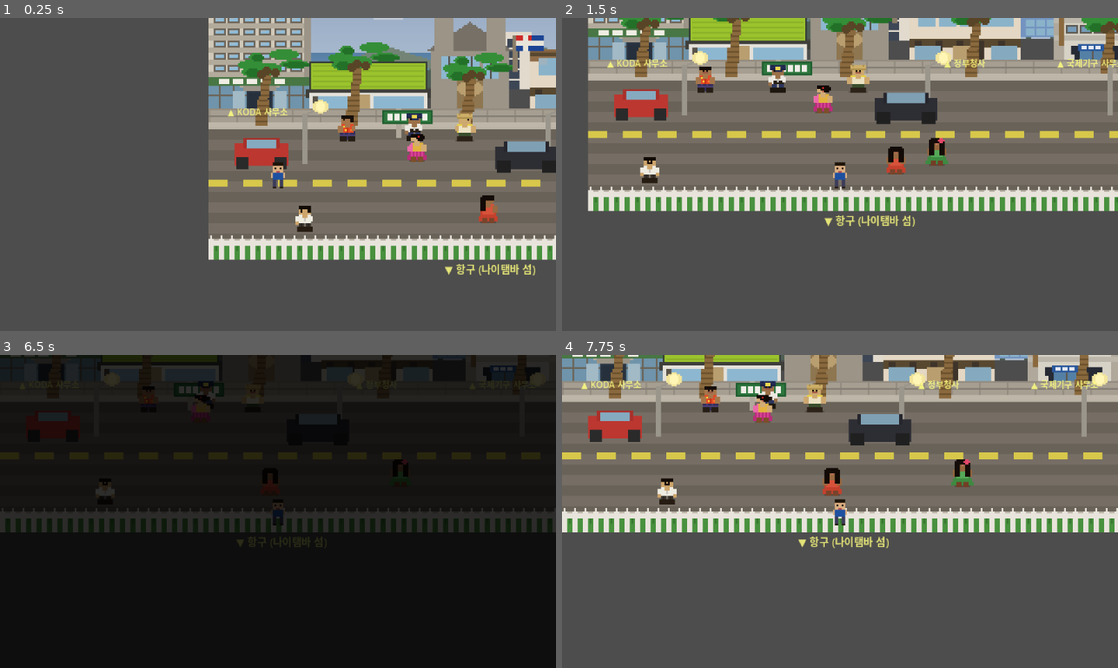
Above: before the commit, frames 1-4 (two rows, left to right).
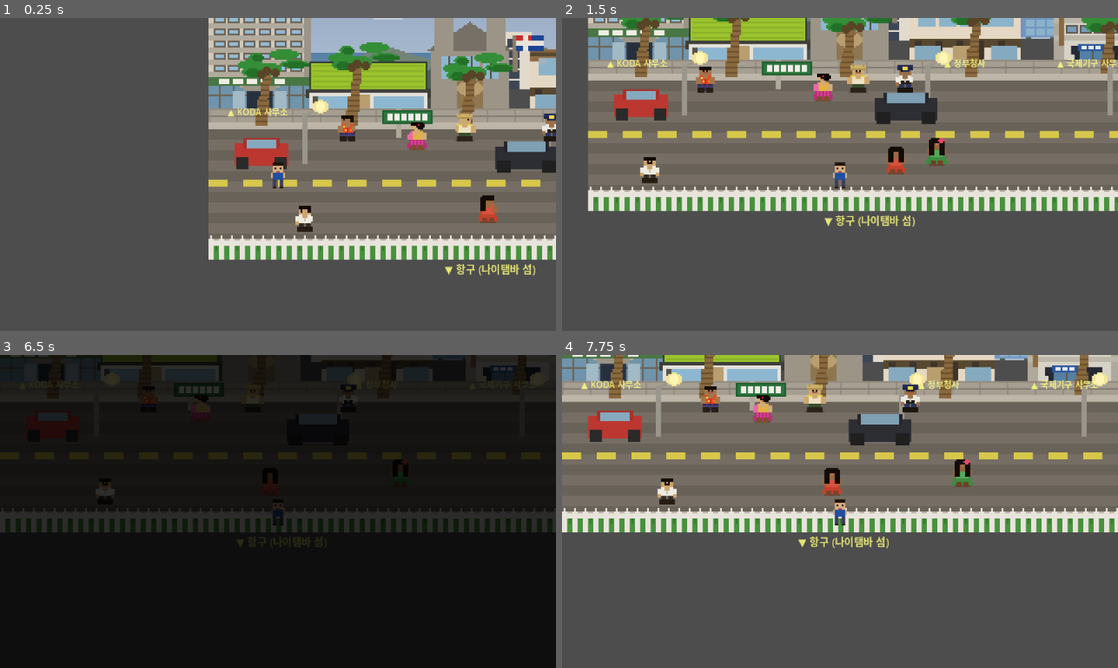
Above: after the commit, the same moments.

Repository: amnotyoung/idc-game
Game: Godot game, scene res://scenes/world/suva_street.tscn
Same seed, same stepped clock (60 frames per second), same inputs: the game is played once before the commit and once after it. This scene is started directly instead of the project's main scene.
Inputs:
- Up to frame 1 (0.25 s): no input
- Up to frame 2 (1.5 s): tap Enter (ui_accept) at 0.5, 0.77 s; hold Right (ui_right) 0.53-1.28 s; tap Q at 0.6, 1.35 s; hold Down (ui_down) from 1.28 s (still down)
- Up to frame 3 (6.5 s): tap Enter (ui_accept) at 1.52, 3.02, 4.25, 4.52, 5, 5.27, 5.75 s; release Down (ui_down) at 2.03 s; hold Right (ui_right) 2.03-2.78 s; tap Q at 2.1, 2.85, 4.35, 5.1, 5.85 s; hold Up (ui_up) 2.78-3.5 s; click "이전(q)" at 3.5 s; hold Left (ui_left) 4.28-5.78 s; hold Down (ui_down) from 5.78 s (still down)
- Up to frame 4 (7.75 s): release Down (ui_down) at 6.53 s; hold Right (ui_right) 6.53-7.28 s; tap Q at 6.6, 7.35 s; tap Enter (ui_accept) at 6.77, 7.25, 7.52 s; hold Up (ui_up) from 7.28 s (still down)

The runs differ from the first frame. In frame 1, 0.7% of the frame differs, in the area x 72-100%, y 30-46%; in frame 2, 0.9%, in the area x 37-64%, y 14-31%; in frame 3, 0.1%; in frame 4, 0.4%.

Commit message:
auto: update suva_street.tscn
Co-Authored-By: Claude Opus 4.6 (1M context) <noreply@anthropic.com>

Diff:
--- a/scenes/world/suva_street.tscn
+++ b/scenes/world/suva_street.tscn
@@ -219,9 +219,9 @@
 [node name="CollisionShape2D" type="CollisionShape2D" parent="StreetNPCs/Vendor"]
 shape = SubResource("npc_col")
 
-; NPC 4 — 경찰 (KODA~정부청사 사이 고정)
+; NPC 4 — 경찰 (Parliament 앞 순찰)
 [node name="Police" type="CharacterBody2D" parent="StreetNPCs"]
-position = Vector2(118, 80)
+position = Vector2(200, 82)
 script = ExtResource("7")
 dialogue_id = "police_1"
 walk_range = 18.0
